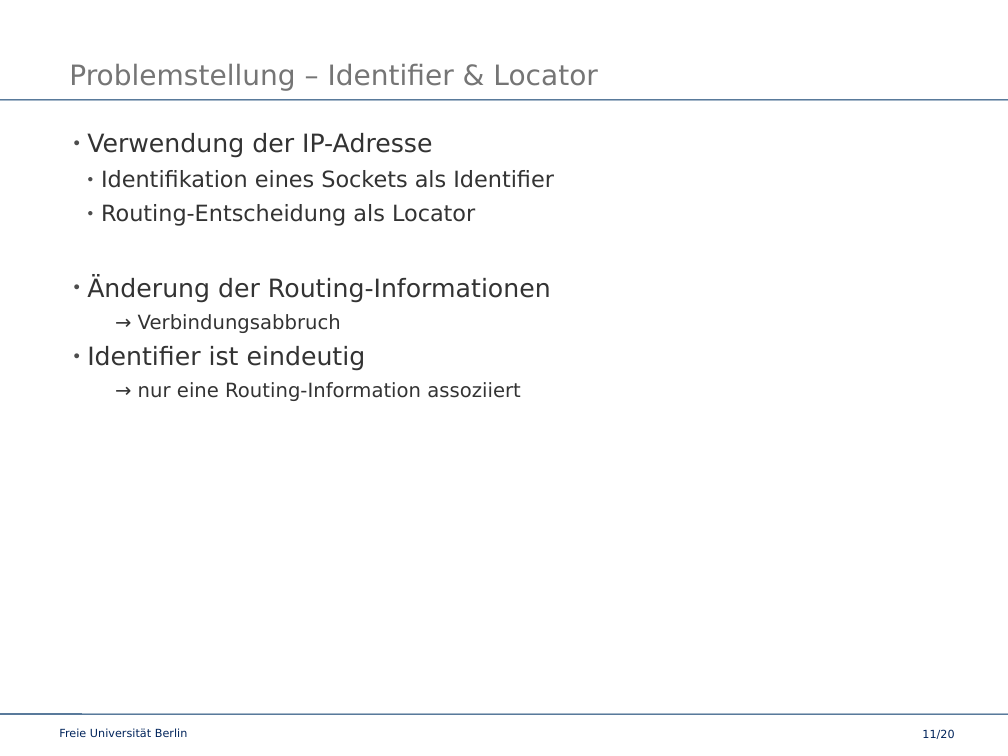
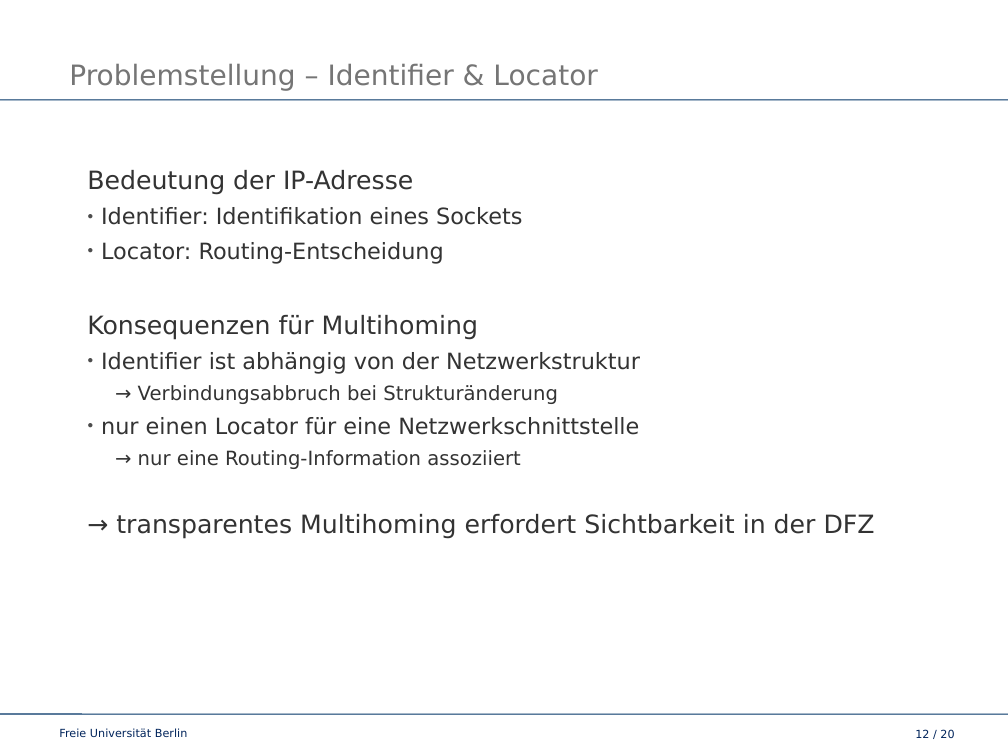
Before and after one commit to slomo/whyTheInternetSucks, a slide deck: slide 12 of talk/presentation.odp (slide 11 before the commit). Drawn at 1008x756 pixels with LibreOffice and Linux fonts; fonts in the diff are those of the drawing; background and template pictures are left out. Boxes give left, top, right and bottom in pixels: in the first picture for what was removed or moved away, otherwise in the second. Text is boxed around its words. In the diff, an @@ line names an element or a change of style, - is before the commit and + after.

```diff
--- a/talk/presentation.odp
+++ b/talk/presentation.odp
@@ text at box(87, 170, 640, 435): text changed; size 18 to 16 pt @@
-● Verwendung der IP-Adresse
-  ● Identifikation eines Sockets als Identifier
-  ● Routing-Entscheidung als Locator
-● Änderung der Routing-Informationen
-    → Verbindungsabbruch
-● Identifier ist eindeutig
+Bedeutung der IP-Adresse
+  ● Identifier: Identifikation eines Sockets
+  ● Locator: Routing-Entscheidung
+Konsequenzen für Multihoming
+  ● Identifier ist abhängig von der Netzwerkstruktur
+    → Verbindungsabbruch bei Strukturänderung
+  ● nur einen Locator für eine Netzwerkschnittstelle
@@ text at box(116, 514, 875, 539): paragraph added @@
+→ transparentes Multihoming erfordert Sichtbarkeit in der DFZ
@@ page number at box(915, 729, 954, 738): text changed @@
-11/20
+12 / 20
```
Also in this commit, not shown: 12 other slides changed, 5 slides added, 3 slides removed.
